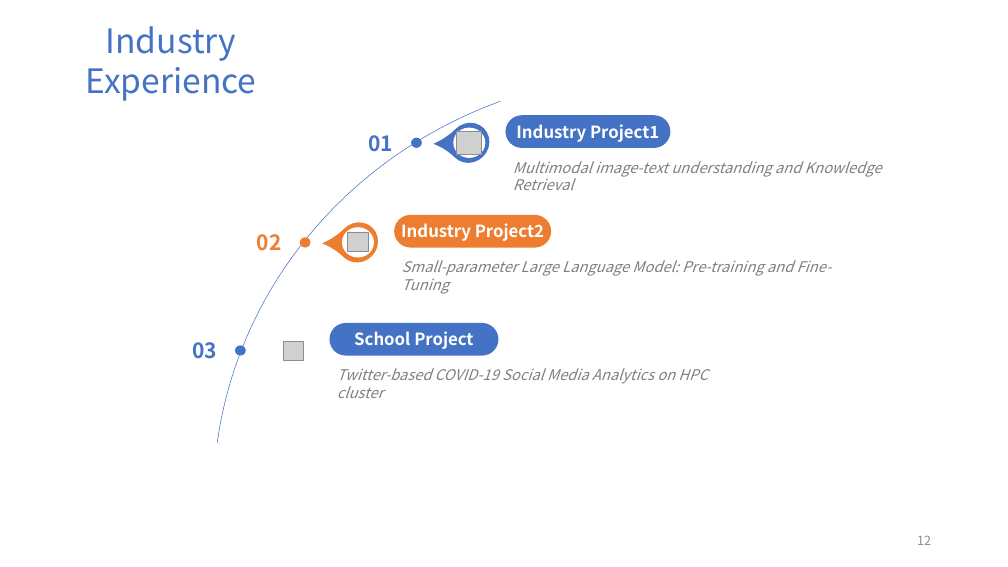
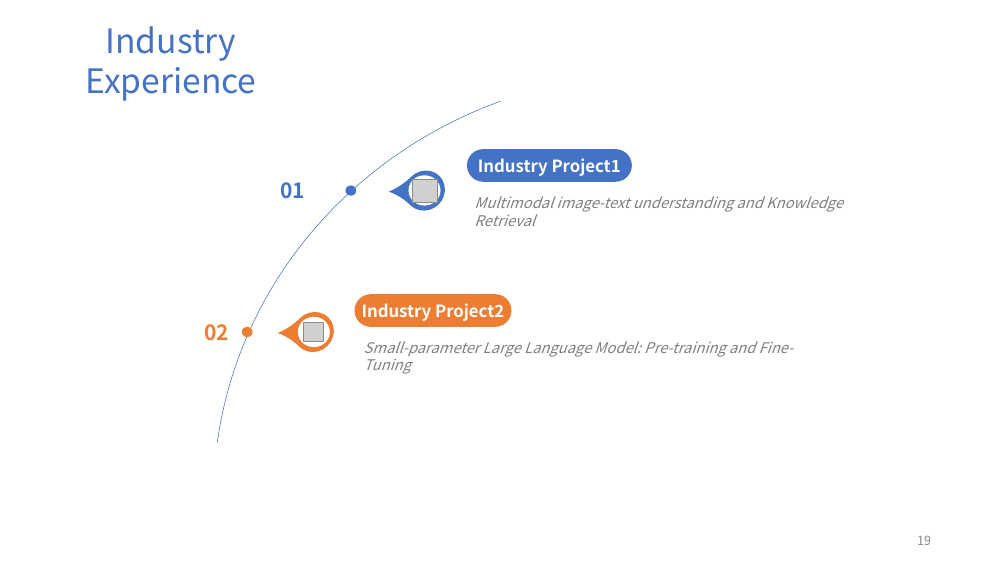
Before and after one commit to FriderickYu/Z3_Ex, a slide deck: slide 19 of Presentation.pptx (slide 12 before the commit). Drawn at 1008x567 pixels with LibreOffice and Linux fonts; fonts in the diff are those of the drawing; grey boxes stand for pictures. Boxes give left, top, right and bottom in pixels: in the first picture for what was removed or moved away, otherwise in the second. Text is boxed around its words. In the diff, an @@ line names an element or a change of style, - is before the commit and + after.

```diff
--- a/Presentation.pptx
+++ b/Presentation.pptx
@@ rounded rectangle "Industry Project1": place and size @@
-rounded rectangle "Industry Project1" at (506, 115, 671, 147)
+rounded rectangle "Industry Project1" at (467, 149, 632, 181)
@@ text "01": place and size @@
-text "01" at (368, 135, 393, 152)
+text "01" at (280, 182, 305, 199)
@@ teardrop: place and size @@
-teardrop at (441, 115, 498, 172)
+teardrop at (396, 162, 454, 220)
@@ ellipse: place and size @@
-ellipse at (454, 128, 485, 158)
+ellipse at (408, 175, 440, 206)
@@ picture: place and size @@
-picture at (457, 131, 482, 154)
+picture at (412, 179, 437, 203)
@@ ellipse: place and size @@
-ellipse at (411, 138, 422, 148)
+ellipse at (346, 185, 356, 196)
@@ text "Multimodal image-text understanding and Knowledge ...": place and size @@
-text "Multimodal image-text understanding and Knowledge ..." at (513, 161, 882, 190)
+text "Multimodal image-text understanding and Knowledge ..." at (474, 196, 843, 226)
@@ rounded rectangle "Industry Project2": place and size @@
-rounded rectangle "Industry Project2" at (394, 215, 551, 247)
+rounded rectangle "Industry Project2" at (355, 294, 512, 327)
@@ text "02": place and size @@
-text "02" at (257, 234, 282, 251)
+text "02" at (204, 324, 229, 341)
@@ ellipse: place and size @@
-ellipse at (299, 237, 310, 248)
+ellipse at (242, 327, 253, 337)
@@ 1 picture, 1 ellipse, 1 teardrop: place and size @@
-1 picture, 1 ellipse, 1 teardrop at (330, 214, 387, 271)
+1 picture, 1 ellipse, 1 teardrop at (285, 304, 342, 361)
@@ group removed at (192, 323, 707, 398): 2 texts, 2 ellipses, 1 rounded rectangle, 1 picture @@
-03
-School Project
-Twitter-based COVID-19 Social Media Analytics on HPC cluster
@@ text "Small-parameter Large Language Model: Pre-training ...": place and size @@
-text "Small-parameter Large Language Model: Pre-training ..." at (402, 260, 832, 294)
+text "Small-parameter Large Language Model: Pre-training ..." at (364, 341, 794, 374)
@@ page number at (917, 536, 931, 545): text changed @@
-12
+19
```
Also in this commit, not shown: 7 other slides changed, 8 slides added, 4 slides removed, 1 other file.
